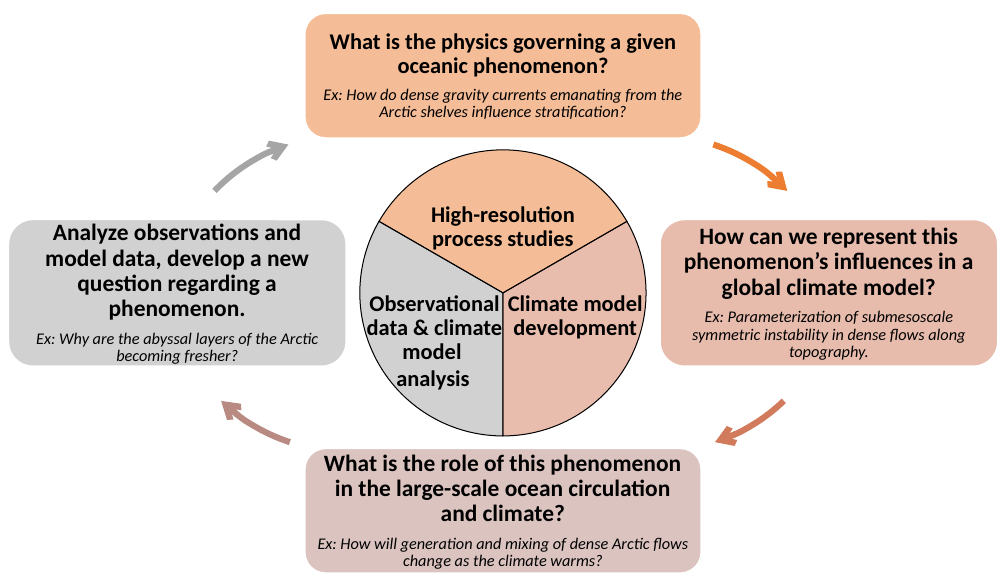
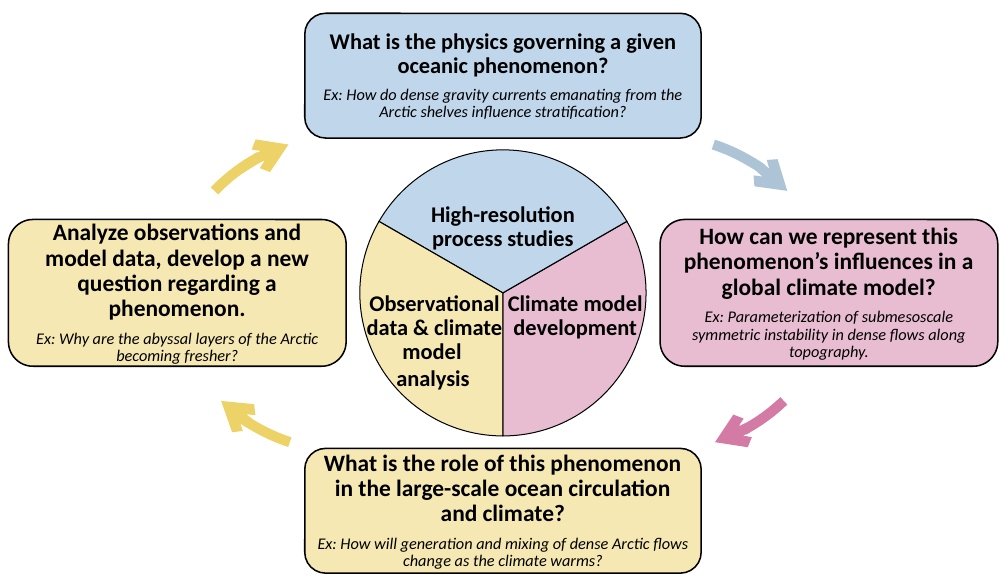
Before and after one commit to mbuzzico/mbuzzico.github.io, a slide deck: slide 1 of assets/images/research_chart.pptx. Drawn at 1008x587 pixels with LibreOffice and Linux fonts; fonts in the diff are those of the drawing. Boxes give left, top, right and bottom in pixels: in the first picture for what was removed or moved away, otherwise in the second. Text is boxed around its words. In the diff, an @@ line names an element or a change of style, - is before the commit and + after.

```diff
--- a/assets/images/research_chart.pptx
+++ b/assets/images/research_chart.pptx
@@ rounded rectangle at (x1=305, y1=13, x2=701, y2=138): fill #ED7D31 at 50% opacity to #82AFD9 at 50% opacity; outline #FFFFFF 1.5 pt to #000000 1.5 pt @@
@@ freeform shape at (x1=166, y1=93, x2=525, y2=452): outline #B98A82 6 pt to #EDD268 10 pt @@
@@ pie slice (boxed as its full ellipse) at (x1=307, y1=97, x2=698, y2=488): fill #E9BDAD to #D37AA5 at 50% opacity @@
@@ pie slice (boxed as its full ellipse) at (x1=307, y1=97, x2=698, y2=488): fill #ED7D31 at 50% opacity to #82AFD9 at 50% opacity @@
@@ pie slice (boxed as its full ellipse) at (x1=307, y1=97, x2=698, y2=488): fill #A5A5A5 at 50% opacity to #EDD268 at 50% opacity @@
@@ freeform shape at (x1=480, y1=93, x2=839, y2=452): outline #D17B5C 6 pt to #D37AA5 10 pt @@
@@ freeform shape at (x1=164, y1=136, x2=523, y2=495): fill none to #EDD268; outline #A5A5A5 6 pt to #EDD268 10 pt @@
@@ freeform shape at (x1=479, y1=136, x2=838, y2=495): outline #ED7D31 6 pt to #ADC4D7 10 pt @@
@@ rounded rectangle at (x1=9, y1=220, x2=347, y2=366): fill #A5A5A5 at 50% opacity to #EDD268 at 50% opacity; outline #FFFFFF 1.5 pt to #000000 1.5 pt @@
@@ rounded rectangle at (x1=660, y1=220, x2=998, y2=366): fill #D17B5C at 50% opacity to #D37AA5 at 50% opacity; outline #FFFFFF 1.5 pt to #000000 1.5 pt @@
@@ rounded rectangle at (x1=305, y1=449, x2=701, y2=573): fill #B98A82 at 50% opacity to #EDD268 at 50% opacity; outline #FFFFFF 1.5 pt to #000000 1.5 pt @@
```
Also in this commit, not shown: 8 other files.
